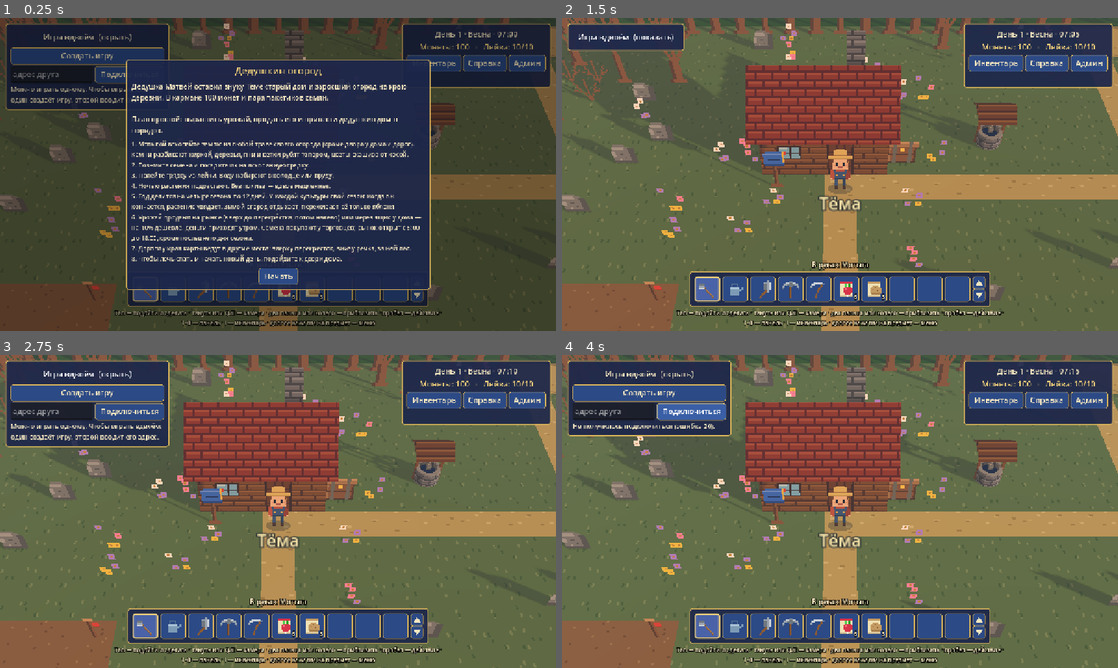
Above: before the commit, frames 1-4 (two rows, left to right).
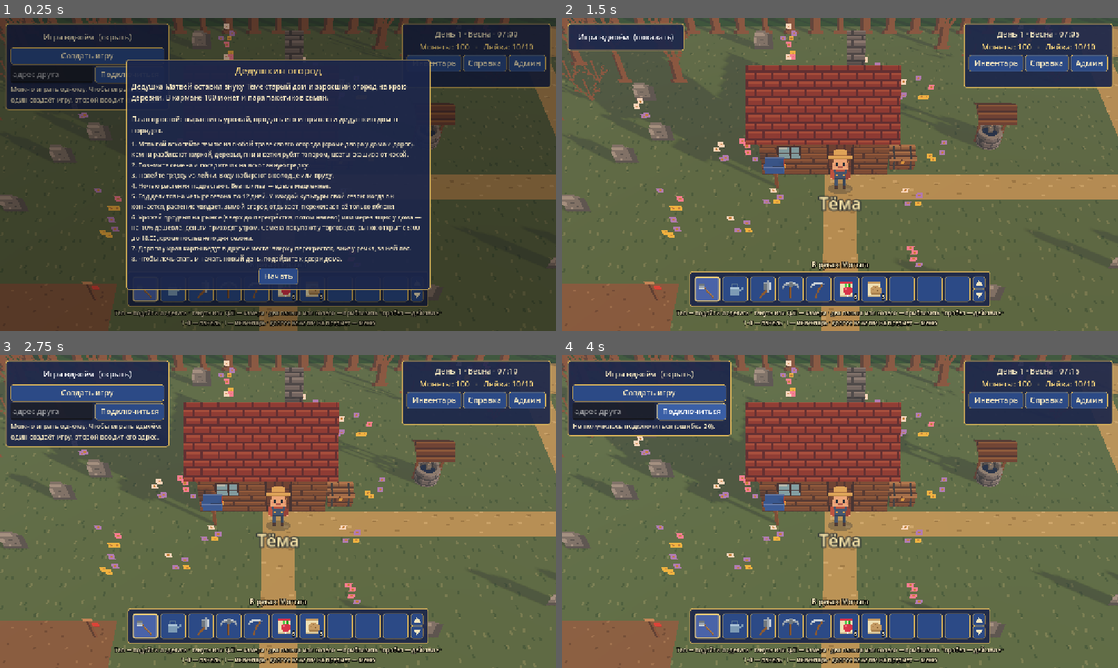
Above: after the commit, the same moments.

Repository: Japshinobi/Test
Game: Godot game, scene res://main.tscn
The game is run twice, just before and just after one commit, with the same random seed, the same clock (stepped at 60 frames per second) and the same inputs.
Inputs:
- Up to frame 1 (0.25 s): no input
- Up to frame 2 (1.5 s): click "Начать" at 0.5 s; click "Игра вдвоём (скрыть)" at 1.25 s
- Up to frame 3 (2.75 s): click "Игра вдвоём (показать)" at 2 s
- Up to frame 4 (4 s): click "Создать игру" at 2.75 s; click "Подключиться" at 3.5 s

The runs differ from the first frame. In frame 2, 0.6% of the frame differs, in the area x 35-65%, y 39-55%; in frame 3, 0.6%; in frame 4, 0.6%, in the area x 21-65%, y 38-55%.

Commit message:
Мелкие постройки в 3D (ящики, табличка, указатель, шлагбаумы); база знаний: журнал решений, рецепт 3D-объекта, уроки
Co-Authored-By: Claude Opus 5.5 <noreply@anthropic.com>
Claude-Session: https://claude.ai/code/session_01Vk2GzkFks5VW2iDabaZdf6

Diff:
--- a/godot/data/objects.json
+++ b/godot/data/objects.json
@@ -26,15 +26,15 @@
 		{"id": "stump", "name": "Пень", "group": "Природа", "sprite": "stump", "snow": true},
 		{"id": "house", "name": "Дом деда", "group": "Постройки", "sprite": "house0", "snow": true, "size": [4, 3], "door": [2, 2], "model": "house"},
 		{"id": "well", "name": "Колодец", "group": "Постройки", "sprite": "well", "model": "well", "snow": true},
-		{"id": "bin", "name": "Ящик для продажи", "group": "Постройки", "sprite": "bin", "snow": true},
-		{"id": "mailbox", "name": "Почтовый ящик", "group": "Постройки", "sprite": "mailbox", "snow": true},
-		{"id": "sign", "name": "Табличка", "group": "Постройки", "sprite": "sign", "snow": true, "props": ["text"]},
+		{"id": "bin", "name": "Ящик для продажи", "group": "Постройки", "sprite": "bin", "model": "bin", "snow": true},
+		{"id": "mailbox", "name": "Почтовый ящик", "group": "Постройки", "sprite": "mailbox", "model": "mailbox", "snow": true},
+		{"id": "sign", "name": "Табличка", "group": "Постройки", "sprite": "sign", "model": "sign", "snow": true, "props": ["text"]},
 		{"id": "stake", "name": "Колышек", "group": "Постройки", "sprite": "stake", "snow": true, "block": false, "shadow": false},
-		{"id": "signpost", "name": "Указатель", "group": "Постройки", "sprite": "signpost", "snow": true, "props": ["text"]},
+		{"id": "signpost", "name": "Указатель", "group": "Постройки", "sprite": "signpost", "model": "signpost", "snow": true, "props": ["text"]},
 		{"id": "scarecrow", "name": "Пугало", "group": "Постройки", "sprite": "scarecrow", "snow": true, "props": ["text"]},
 		{"id": "haystack", "name": "Стог сена (осенью)", "group": "Постройки", "sprite": "haystack", "snow": true, "seasons": ["autumn"], "props": ["text"]},
-		{"id": "barrier_h", "name": "Шлагбаум поперёк", "group": "Постройки", "sprite": "barrier_h", "snow": true, "size": [2, 1], "props": ["text"]},
-		{"id": "barrier_v", "name": "Шлагбаум вдоль", "group": "Постройки", "sprite": "barrier_v", "snow": true, "size": [1, 2], "props": ["text"]},
+		{"id": "barrier_h", "name": "Шлагбаум поперёк", "group": "Постройки", "sprite": "barrier_h", "model": "barrier", "snow": true, "size": [2, 1], "props": ["text"]},
+		{"id": "barrier_v", "name": "Шлагбаум вдоль", "group": "Постройки", "sprite": "barrier_v", "model": "barrier", "snow": true, "size": [1, 2], "props": ["text"]},
 		{"id": "stall", "name": "Прилавок", "group": "Рынок", "sprite": "stall", "model": "stall", "facing": "south", "snow": true, "shop": true, "size": [4, 3], "props": ["trader"], "traders": ["fruit", "veg", ""]},
 		{"id": "stallside", "name": "Прилавок боком", "group": "Рынок", "sprite": "stallside", "model": "stall", "facing": "east", "snow": true, "shop": true, "size": [3, 4], "props": ["trader"], "traders": ["berry", ""]},
 		{"id": "stallback", "name": "Прилавок задом", "group": "Рынок", "sprite": "stallback", "model": "stall", "facing": "north", "snow": true, "size": [4, 2]},
--- a/godot/scripts/world.gd
+++ b/godot/scripts/world.gd
@@ -85,6 +85,9 @@
 			continue
 		if d.get("model", "") == "well":
 			_well(o, season == "winter", snow)
+			continue
+		if d.get("model", "") in ["bin", "mailbox", "sign", "signpost", "barrier"]:
+			_prop(o, d, size, snow)
 			continue
 		if not d.has("sprite") or not map.in_season(o):
 			continue    # служебные метки (выход, старт игрока) и объекты не своего сезона
@@ -795,6 +798,131 @@
 	entry["closed_node"] = closed
 
 
+# ---------- мелкие постройки: ящик для продажи, почтовый ящик, табличка, указатель, шлагбаумы ----------
+
+func _prop(o: Dictionary, d: Dictionary, size: Vector2i, snow: bool) -> void:
+	var root := Node3D.new()
+	root.name = String(o["id"]).capitalize()
+	# начало координат — середина занятых клеток на земле
+	root.position = Vector3(o["x"] + size.x / 2.0, 0, o["y"] + size.y / 2.0)
+	content.add_child(root)
+	var wood := _mat("counter", _counter())
+	var post := _mat("post", _post())
+	var cap := _mat("snowroof", _snow_roof())
+	var st: SurfaceTool
+	match String(d["model"]):
+		"bin":
+			# сундук: доски, тёмные железные полосы, крышка чуть шире
+			st = _surface()
+			_box(st, Vector3(-0.4, 0, -0.27), Vector3(0.4, 0.42, 0.27))
+			_add_mesh(root, st, _mat("planks", _planks()))
+			st = _surface()
+			_box(st, Vector3(-0.44, 0.42, -0.31), Vector3(0.44, 0.52, 0.31))
+			_add_mesh(root, st, cap if snow else wood)
+			st = _surface()
+			for bx in [-0.3, 0.24]:
+				_box(st, Vector3(bx, 0, -0.285), Vector3(bx + 0.06, 0.53, 0.285))
+			_add_mesh(root, st, _mat("iron", _img(4, 4, Color("#4b4b52"))))
+			st = _surface()
+			_box(st, Vector3(-0.05, 0.3, 0.27), Vector3(0.05, 0.42, 0.3))
+			_add_mesh(root, st, _mat("brass", _img(4, 4, Color("#f0bf45"))))
+		"mailbox":
+			st = _surface()
+			_box(st, Vector3(-0.05, 0, -0.05), Vector3(0.05, 0.85, 0.05))
+			_add_mesh(root, st, post)
+			st = _surface()
+			_box(st, Vector3(-0.3, 0.85, -0.2), Vector3(0.3, 1.18, 0.2))
+			_add_mesh(root, st, _mat("mailbox", _mailbox()))
+			if snow:
+				st = _surface()
+				_box(st, Vector3(-0.31, 1.18, -0.21), Vector3(0.31, 1.22, 0.21))
+				_add_mesh(root, st, cap)
+			# флажок сбоку: поднят — почта есть (пока писем нет, флажок просто стоит)
+			st = _surface()
+			_box(st, Vector3(0.3, 0.92, 0.0), Vector3(0.33, 1.32, 0.03))
+			_add_mesh(root, st, _mat("brass", _img(4, 4, Color("#f0bf45"))))
+			st = _surface()
+			_box(st, Vector3(0.3, 1.2, 0.03), Vector3(0.33, 1.32, 0.17))
+			_add_mesh(root, st, _mat("red", _img(4, 4, Color("#e0402c"))))
+		"sign":
+			st = _surface()
+			for px in [-0.32, 0.26]:
+				_box(st, Vector3(px, 0, -0.03), Vector3(px + 0.06, 0.62, 0.03))
+			_add_mesh(root, st, post)
+			st = _surface()
+			_box(st, Vector3(-0.45, 0.55, -0.04), Vector3(0.45, 1.05, 0.03))
+			_add_mesh(root, st, _mat("sign_board", _sign_board()))
+			if snow:
+				st = _surface()
+				_box(st, Vector3(-0.46, 1.05, -0.05), Vector3(0.46, 1.09, 0.04))
+				_add_mesh(root, st, cap)
+		"signpost":
+			st = _surface()
+			_box(st, Vector3(-0.06, 0, -0.06), Vector3(0.06, 1.7, 0.06))
+			_add_mesh(root, st, post)
+			# стрелки на все четыре стороны: север — деревня, запад — рынок, восток — ферма, юг — домой
+			var arrows := [[PI / 2.0, 1.5], [PI, 1.25], [0.0, 1.0], [-PI / 2.0, 0.75]]
+			for ar in arrows:
+				var arm := Node3D.new()
+				arm.rotation.y = ar[0]
+				root.add_child(arm)
+				st = _surface()
+				_box(st, Vector3(0.06, ar[1], -0.03), Vector3(0.62, ar[1] + 0.18, 0.03))
+				_box(st, Vector3(0.62, ar[1] + 0.03, -0.025), Vector3(0.7, ar[1] + 0.15, 0.025))
+				_add_mesh(arm, st, _mat("sign_board", _sign_board()))
+			if snow:
+				st = _surface()
+				_box(st, Vector3(-0.07, 1.7, -0.07), Vector3(0.07, 1.74, 0.07))
+				_add_mesh(root, st, cap)
+		"barrier":
+			# два серых столба и полосатая перекладина между ними — вдоль длинной стороны
+			var along_x := size.x >= size.y
+			var half := (maxf(size.x, size.y) / 2.0) - 0.2
+			st = _surface()
+			for k in [-1.0, 1.0]:
+				var c := Vector3(k * half, 0, 0) if along_x else Vector3(0, 0, k * half)
+				_box(st, c + Vector3(-0.08, 0, -0.08), c + Vector3(0.08, 0.95, 0.08))
+			_add_mesh(root, st, _mat("barrier_post", _img(4, 4, Color("#5a5a5a"))))
+			st = _surface()
+			if along_x:
+				_box(st, Vector3(-half, 0.72, -0.05), Vector3(half, 0.86, 0.05))
+			else:
+				_box(st, Vector3(-0.05, 0.72, -half), Vector3(0.05, 0.86, half))
+			_add_mesh(root, st, _mat("barrier_bar", _barrier_bar()))
+			if snow:
+				st = _surface()
+				for k in [-1.0, 1.0]:
+					var c2 := Vector3(k * half, 0, 0) if along_x else Vector3(0, 0, k * half)
+					_box(st, c2 + Vector3(-0.09, 0.95, -0.09), c2 + Vector3(0.09, 0.99, 0.09))
+				_add_mesh(root, st, cap)
+
+
+## Синий почтовый ящик с прорезью.
+static func _mailbox() -> Image:
+	var img := _img(16, 16, Color("#3d6fd6"))
+	img.fill_rect(Rect2i(0, 0, 16, 1), Color("#6f98f0"))
+	img.fill_rect(Rect2i(0, 15, 16, 1), Color("#284a9a"))
+	img.fill_rect(Rect2i(4, 6, 8, 1), Color("#1c2f6a"))
+	return img
+
+
+## Доска таблички и стрелок указателя: дерево и тёмные строчки «текста».
+static func _sign_board() -> Image:
+	var img := _img(16, 8, Color("#a97c50"))
+	img.fill_rect(Rect2i(0, 0, 16, 1), Color("#c99a66"))
+	img.fill_rect(Rect2i(0, 7, 16, 1), Color("#6e4b2c"))
+	img.fill_rect(Rect2i(2, 2, 11, 1), Color("#5e3b1f"))
+	img.fill_rect(Rect2i(2, 4, 8, 1), Color("#5e3b1f"))
+	return img
+
+
+## Красно-белые полосы шлагбаума.
+static func _barrier_bar() -> Image:
+	var img := _img(16, 16, Color("#d6455a"))
+	img.fill_rect(Rect2i(0, 0, 8, 16), Color("#f2e6bf"))
+	return img
+
+
 # ---------- фонтан и колодец ----------
 
 ## Фонтан на рыночной площади: круглая каменная чаша с водой, столб с верхней чашей и струи.
Not shown, changed: CLAUDE.md
Not shown, changed: knowledge/decisions/data.md
Not shown, changed: knowledge/lessons.md
Not shown, added: knowledge/owner-decisions.md
Not shown, added: knowledge/recipes/3d-object.md
Not shown, changed: knowledge/style/pixel-art.md
